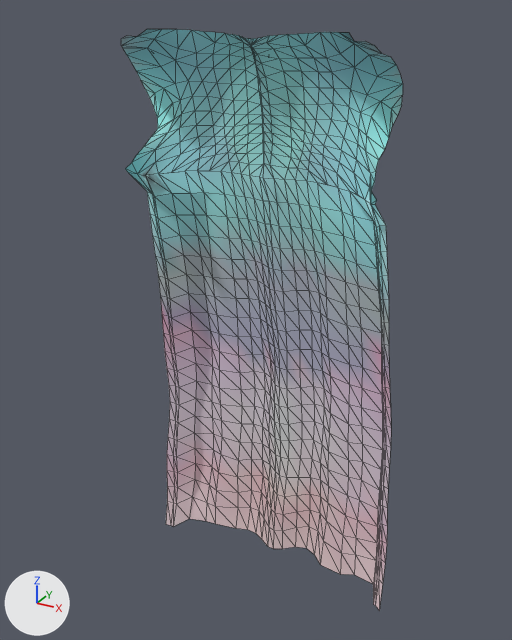
An edit to the glTF model assets/giant/parts/Garment_long_cloak.glb, drawn before and after from the same camera.
One viewpoint serves both versions: a camera (50 mm lens) standing at (1.28, -2.12, 3.34) and looking at (-0.03, 0.26, 2.14). The axes (+X, +Y, +Z) are drawn at lower left. The lights are the same throughout. The picture after the commit comes second. Mesh edges are drawn as thin lines. Vertices at exactly the same position are counted once.

In view in the first picture: 'Garment_long_cloak'.
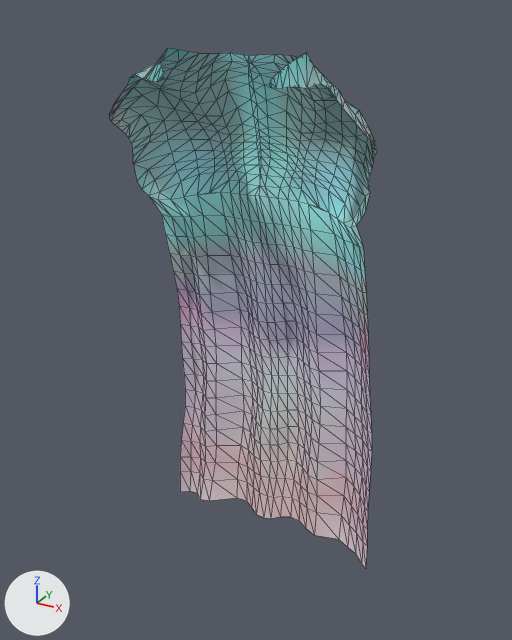
The edits, one by one:
me_garment_long_cloak is used by ob_garment_long_cloak; location (0.0, 0.0, 0.0).
me_garment_long_cloak had 715 vertices, 1284 faces and spanned x -0.6..0.6, y -0.11..0.54, z 0.8..3.27.
me_garment_long_cloak now has 691 vertices, 1236 faces and spans x -0.52..0.52, y -0.07..0.49, z 1.02..3.21.
me_garment_long_cloak part 1: the loose piece of 703 vertices spanning x -0.6..0.6, y 0.07..0.54, z 0.8..3.27 is rebuilt with 691 vertices and now spans x -0.52..0.52, y -0.07..0.49, z 1.02..3.21.
Other edits to the shape of me_garment_long_cloak do not show in these pictures.

Pixel boxes [x1, y1, x2, y2] of what changed, in the pictures (512 x 640 px):
'Garment_long_cloak', reshaped (10% shorter)
    before: [121, 29, 403, 610]
    after: [109, 48, 377, 568]
